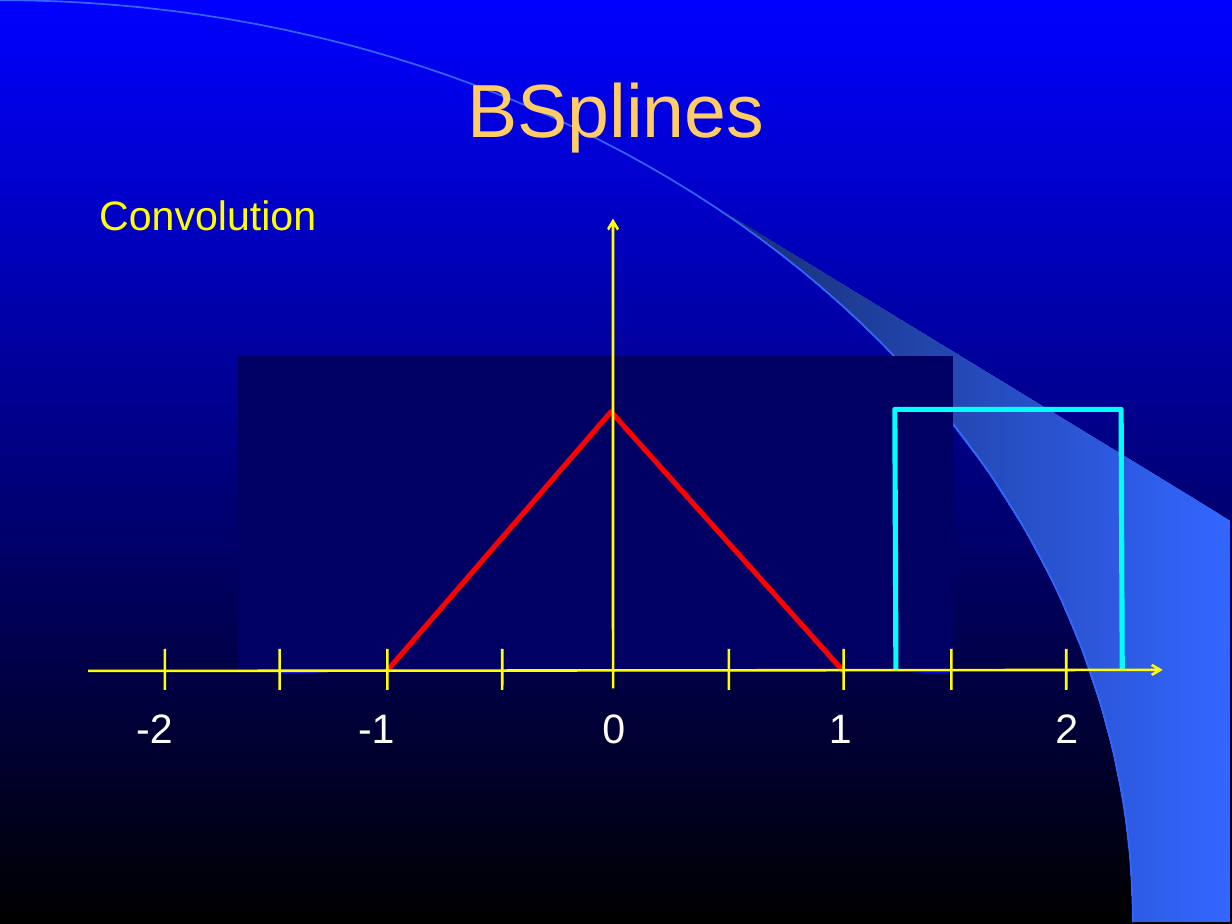
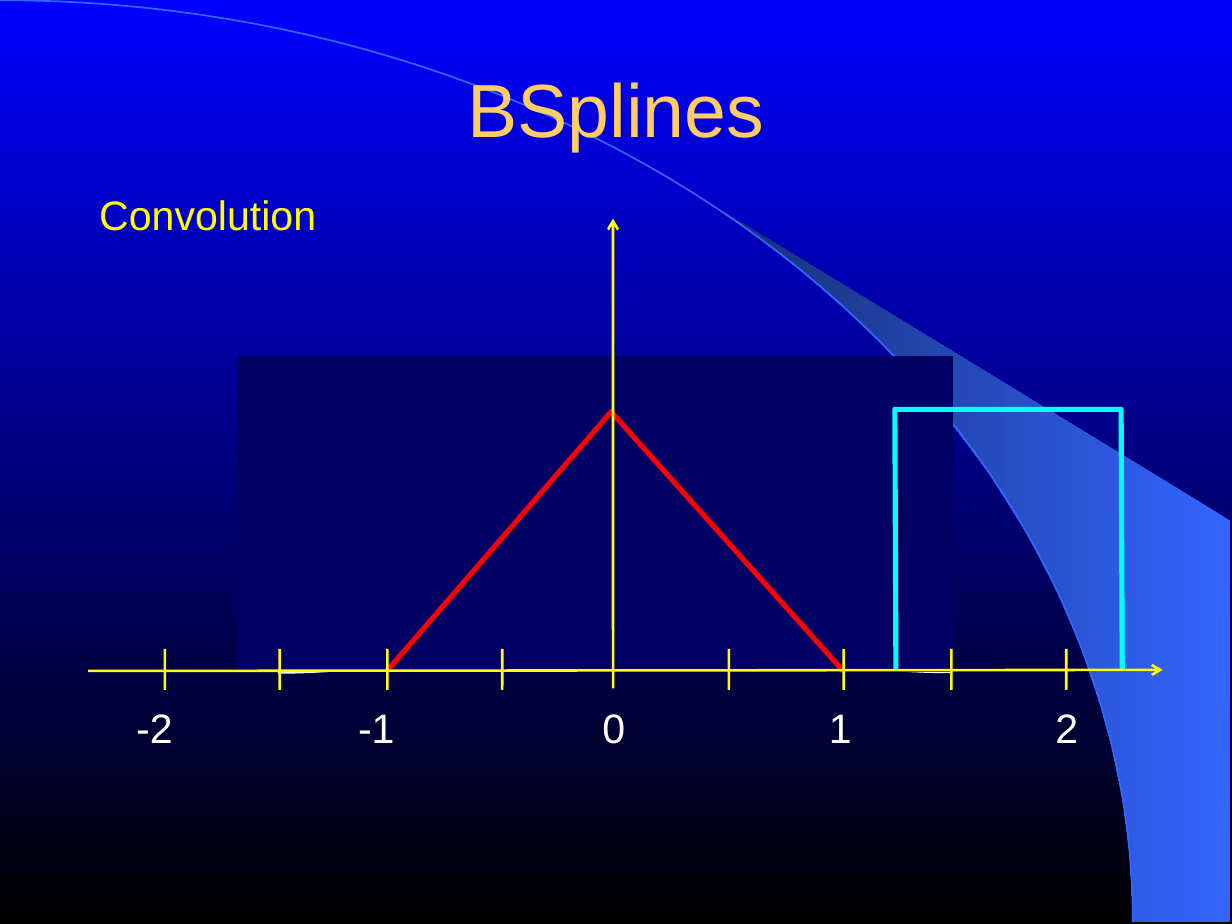
Before and after one commit to NA-MIC/NAMICSandBox, a slide deck: slide 18 of ITKAdvancedCourse/doc/presentations/Insight-DeformableRegistration-BSplines.ppt. Drawn at 1232x924 pixels with LibreOffice and Linux fonts; fonts in the diff are those of the drawing. Boxes give left, top, right and bottom in pixels: in the first picture for what was removed or moved away, otherwise in the second. Text is boxed around its words. In the diff, an @@ line names an element or a change of style, - is before the commit and + after.

```diff
--- a/ITKAdvancedCourse/doc/presentations/Insight-DeformableRegistration-BSplines.ppt
+++ b/ITKAdvancedCourse/doc/presentations/Insight-DeformableRegistration-BSplines.ppt
@@ freeform shape at (278,573,501,670): outline #0000FF 3.49 pt to #FFFFFF 3.49 pt @@
@@ freeform shape at (728,573,951,670): outline #0000FF 3.49 pt to #FFFFFF 3.49 pt @@
```
Also in this commit, not shown: 13 other slides changed, 2 other files.
